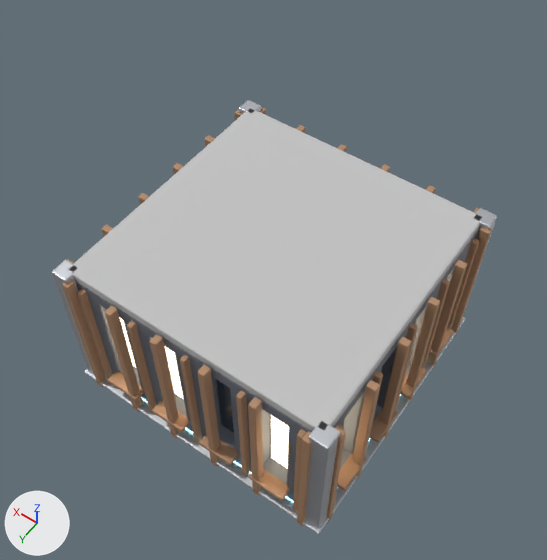
The glTF model game/assets/modules/deco_3x3.glb, before and after one commit.
Both versions are drawn from a 50 mm camera at (-2.83, 4.08, 7.74) aimed at (0.03, 0.09, 1.46). The axes (+X, +Y, +Z) are drawn at lower left. The lights are the same throughout. The picture after the commit comes second. Vertices at exactly the same position are counted once.

The first picture shows 'ext_frames', 'ext_panes_lit', 'ext_ribs', 'ext_wall', 'int_ceiling', 'int_columns', 'int_slab_edge' and 3 more.
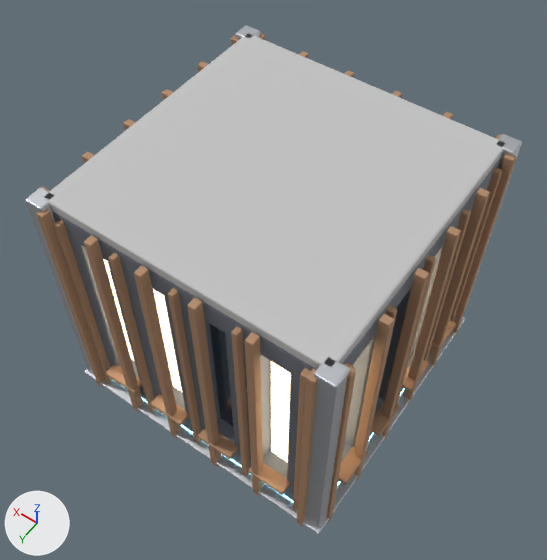
The change, as a list of edits to the scene's bpy script:
```text
Change me_int_columns:
    remove me_int_columns.from_pydata(...)  # 224 vertices, 432 faces; spans x -1.6..1.6, y -1.6..1.6, z 0.12..2.0
    add me_int_columns.from_pydata(...)  # 224 vertices, 432 faces; spans x -1.6..1.6, y -1.6..1.6, z 0.12..3.0
    me_int_columns part 1: the whole mesh is scaled about its middle by (1, 1, 1.54), then moved by (0.0, 0.0, 0.5)
Change me_ext_wall:
    remove me_ext_wall.from_pydata(...)  # 988 vertices, 1972 faces; spans x -1.5..1.5, y -1.5..1.5, z 0.12..1.88
    add me_ext_wall.from_pydata(...)  # 988 vertices, 1972 faces; spans x -1.5..1.5, y -1.5..1.5, z 0.12..2.88
    me_ext_wall part 2: all 448 vertices in x -1.5..1.5, y -1.5..1.5, z 0.4..0.44 are moved by (0.0, 0.0, 0.15)
    me_ext_wall part 3: all 36 vertices in x -1.5..1.5, y -1.5..1.5, z 1.07 are moved by (0.0, 0.0, 0.52)
    me_ext_wall part 4: 432 of the vertices in x -1.5..1.5, y -1.5..1.5, z 1.7..1.74 are moved by (0.0, 0.0, 0.89)
    me_ext_wall part 5: all 4 vertices in x -1.5..-0.8, y -1.5..-0.8, z 1.73 are moved by (0.0, 0.0, 0.9)
    me_ext_wall part 6: all 4 vertices in x -1.5..-0.8, y 0.8..1.5, z 1.73 are moved by (0.0, 0.0, 0.9)
    me_ext_wall part 7: all 4 vertices in x 0.8..1.5, y 0.8..1.5, z 1.73 are moved by (0.0, 0.0, 0.9)
    me_ext_wall part 8: all 12 vertices in x -1.5..1.5, y -1.5..1.5, z 1.87 are moved by (0.0, 0.0, 0.99)
    me_ext_wall part 9: all 16 vertices in x -1.49..1.49, y -1.49..1.49, z 1.88 are moved by (0.0, 0.0, 1.0)
    other edits to the shape of me_ext_wall do not show in these pictures
Change me_ext_frames:
    remove me_ext_frames.from_pydata(...)  # 2016 vertices, 3888 faces; spans x -1.64..1.64, y -1.64..1.64, z 0.17..1.83
    add me_ext_frames.from_pydata(...)  # 2016 vertices, 3888 faces; spans x -1.64..1.64, y -1.64..1.64, z 0.17..2.83
    me_ext_frames part 10: the loose piece of 56 vertices spanning x 0.76..1.18, y 1.48..1.64, z 0.38..0.43 is moved by (0.0, 0.0, 0.15)
    me_ext_frames part 11: the loose piece of 56 vertices spanning x 0.12..0.54, y 1.48..1.64, z 0.38..0.43 is moved by (0.0, 0.0, 0.15)
    me_ext_frames part 12: the loose piece of 56 vertices spanning x -0.54..-0.12, y 1.48..1.64, z 0.38..0.43 is moved by (0.0, 0.0, 0.15)
    me_ext_frames part 13: the loose piece of 56 vertices spanning x -1.18..-0.76, y 1.48..1.64, z 0.38..0.43 is moved by (0.0, 0.0, 0.15)
    me_ext_frames part 14: the loose piece of 56 vertices spanning x -1.64..-1.48, y 0.76..1.18, z 0.38..0.43 is moved by (0.0, 0.0, 0.15)
    me_ext_frames part 15: the loose piece of 56 vertices spanning x -1.64..-1.48, y 0.12..0.54, z 0.38..0.43 is moved by (0.0, 0.0, 0.15)
    me_ext_frames part 16: the loose piece of 56 vertices spanning x -1.64..-1.48, y -0.54..-0.12, z 0.38..0.43 is moved by (0.0, 0.0, 0.15)
    me_ext_frames part 17: the loose piece of 56 vertices spanning x -1.64..-1.48, y -1.18..-0.76, z 0.38..0.43 is moved by (0.0, 0.0, 0.15)
    me_ext_frames part 18: all 560 vertices in x -1.57..1.57, y -1.57..1.57, z 1.82..1.83 are moved by (0.0, 0.0, 1.0)
    other edits to the shape of me_ext_frames do not show in these pictures
Change me_ext_ribs:
    remove me_ext_ribs.from_pydata(...)  # 1344 vertices, 2592 faces; spans x -1.63..1.63, y -1.63..1.63, z 0.05..1.95
    add me_ext_ribs.from_pydata(...)  # 1344 vertices, 2592 faces; spans x -1.63..1.63, y -1.63..1.63, z 0.05..2.95
    me_ext_ribs part 19: the whole mesh is scaled about its middle by (1, 1, 1.53), then moved by (0.0, 0.0, 0.5)
Change me_int_ceiling:
    remove me_int_ceiling.from_pydata(...)  # 56 vertices, 108 faces; spans x -1.5..1.5, y -1.5..1.5, z 1.88..2.0
    add me_int_ceiling.from_pydata(...)  # 56 vertices, 108 faces; spans x -1.5..1.5, y -1.5..1.5, z 2.88..3.0
    me_int_ceiling part 20: the whole mesh is moved by (0.0, 0.0, 1.0)
```

Pixel boxes [x1, y1, x2, y2] of what changed, in the pictures (547 x 560 px; the box of a moved part takes in the faces that stretch with it):
'int_ceiling', moved: before [70, 109, 482, 431]; after [47, 35, 504, 369]
'ext_ribs', moved, rescaled (12% wider, 18% taller): before [62, 107, 492, 526]; after [37, 33, 517, 526]
'ext_wall', reshaped (11% wider, 27% taller): before [76, 231, 478, 500]; after [52, 159, 500, 500]
'ext_frames', reshaped (11% wider, 26% taller): before [77, 238, 479, 511]; after [54, 167, 502, 511]
'int_columns', moved, rescaled (12% wider, 17% taller): before [52, 100, 497, 529]; after [25, 25, 522, 529]
part 2 of me_ext_wall, moved or reshaped (mostly hidden): before [112, 363, 411, 500]; after [118, 356, 413, 500]
part 3 of me_ext_wall, moved or reshaped: before [126, 296, 434, 463]; after [111, 247, 443, 457]
part 4 of me_ext_wall, moved or reshaped (mostly hidden): before [98, 258, 462, 487]; after [80, 210, 471, 480]
part 5 of me_ext_wall, moved or reshaped: before [334, 231, 478, 427]; after [343, 161, 500, 365]
part 6 of me_ext_wall, moved or reshaped: before [76, 283, 382, 494]; after [52, 213, 377, 489]
part 7 of me_ext_wall, moved or reshaped: before [76, 284, 155, 373]; after [53, 215, 148, 367]
part 8 of me_ext_wall, moved or reshaped (mostly hidden): before [76, 232, 477, 432]; after [52, 159, 500, 369]
part 9 of me_ext_wall, moved or reshaped (mostly hidden): before [77, 282, 312, 432]; after [54, 160, 499, 370]
part 10 of me_ext_frames, moved or reshaped: before [108, 371, 144, 401]; after [106, 364, 142, 394]
part 11 of me_ext_frames, moved or reshaped: before [152, 401, 190, 432]; after [150, 394, 189, 426]
part 12 of me_ext_frames, moved or reshaped: before [199, 433, 239, 465]; after [198, 427, 238, 459]
part 13 of me_ext_frames, moved or reshaped: before [249, 469, 290, 501]; after [248, 463, 290, 495]
part 14 of me_ext_frames, moved or reshaped: before [337, 453, 366, 491]; after [338, 447, 368, 485]
part 15 of me_ext_frames, moved or reshaped: before [369, 409, 398, 443]; after [371, 403, 399, 436]
part 16 of me_ext_frames, moved or reshaped: before [400, 367, 427, 398]; after [402, 360, 429, 391]
part 17 of me_ext_frames, moved or reshaped: before [429, 327, 454, 357]; after [431, 320, 456, 350]
part 18 of me_ext_frames, moved or reshaped: before [77, 238, 479, 511]; after [54, 167, 502, 511]
